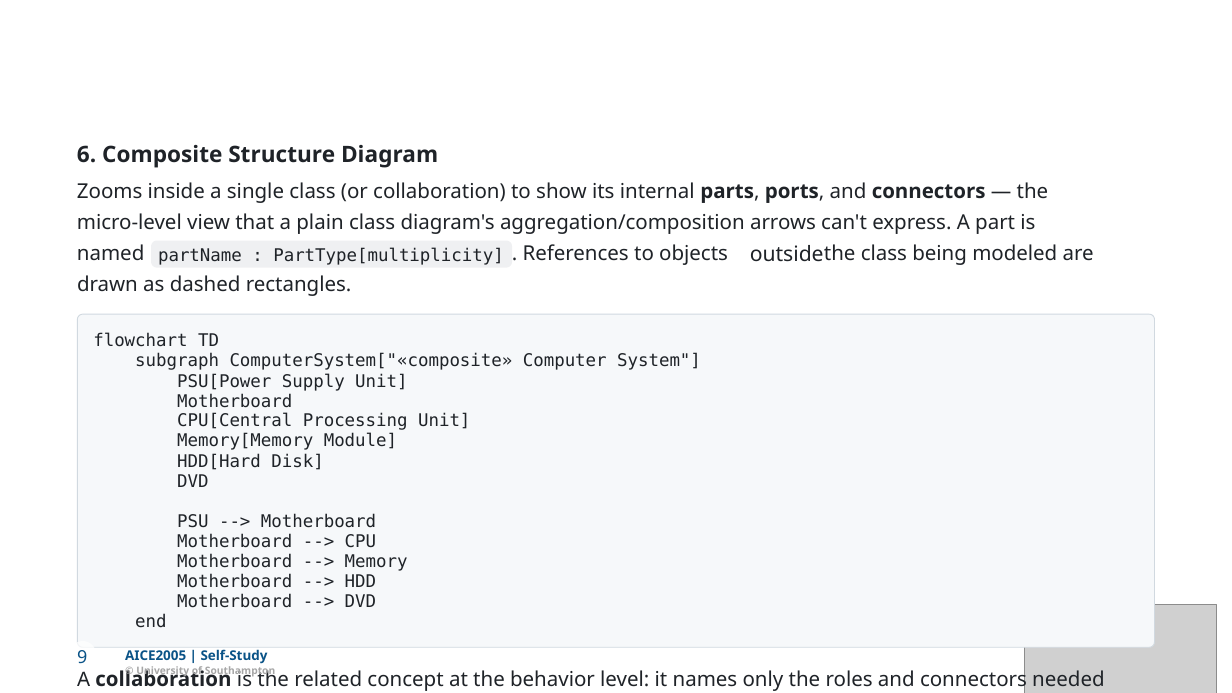
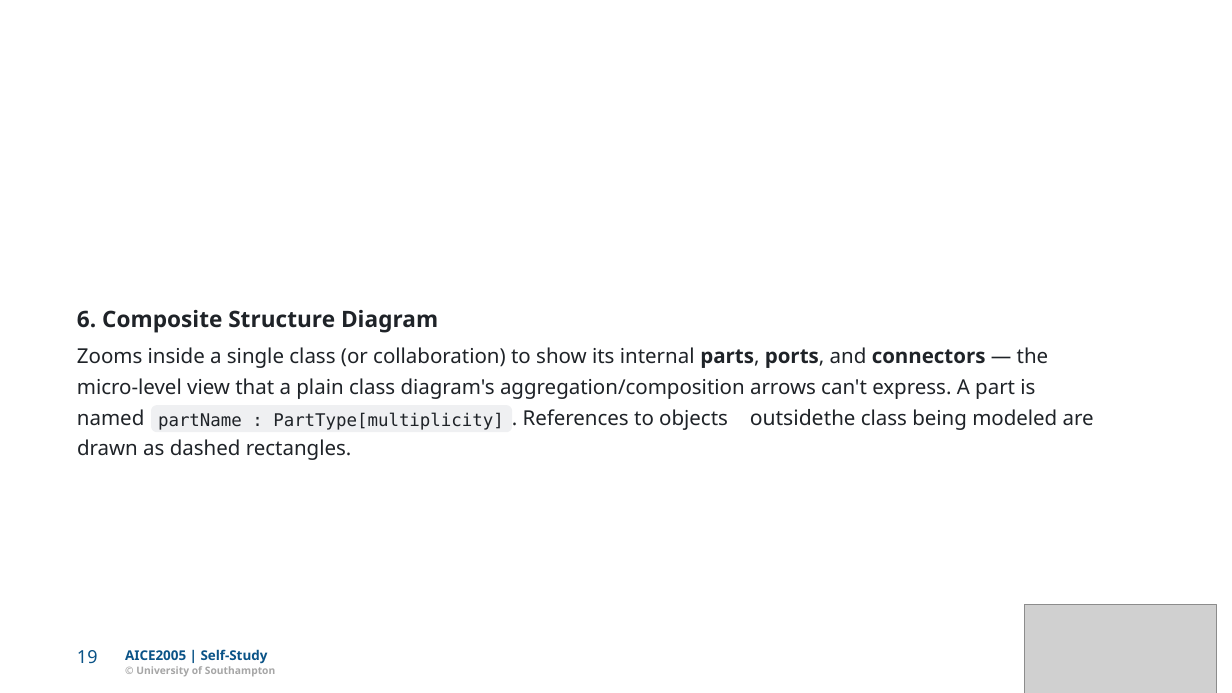
Before and after one commit to Dr-AlHashimy/Module_AICE2005_2627, a slide deck: slide 19 of html/COMP-_L7.1_lecture_self.pptx (slide 9 before the commit). Drawn at 1232x693 pixels with LibreOffice and Linux fonts; fonts in the diff are those of the drawing; grey boxes stand for pictures. Boxes give left, top, right and bottom in pixels: in the first picture for what was removed or moved away, otherwise in the second. Text is boxed around its words. In the diff, an @@ line names an element or a change of style, - is before the commit and + after.

```diff
--- a/html/COMP-_L7.1_lecture_self.pptx
+++ b/html/COMP-_L7.1_lecture_self.pptx
@@ freeform shape removed at <box>78,314,1155,647</box> @@
@@ freeform shape removed at <box>78,314,1155,647</box> @@
@@ text removed at <box>93,333,219,347</box> @@
-flowchart TD
@@ text removed at <box>135,353,701,370</box> @@
-subgraph ComputerSystem["«composite» Computer System"]
@@ text removed at <box>177,373,407,391</box> @@
-PSU[Power Supply Unit]
@@ 9 texts, 1 freeform shape: place and size @@
-9 texts, 1 freeform shape at <box>77,145,1094,296</box>
+9 texts, 1 freeform shape at <box>77,310,1094,460</box>
@@ text removed at <box>177,393,292,408</box> @@
-Motherboard
@@ text removed at <box>177,412,470,430</box> @@
-CPU[Central Processing Unit]
@@ text removed at <box>177,433,397,450</box> @@
-Memory[Memory Module]
@@ text removed at <box>177,453,323,470</box> @@
-HDD[Hard Disk]
@@ text removed at <box>177,474,208,487</box> @@
-DVD
@@ text removed at <box>177,514,376,528</box> @@
-PSU --> Motherboard
@@ text removed at <box>177,534,376,548</box> @@
-Motherboard --> CPU
@@ text removed at <box>177,553,408,571</box> @@
-Motherboard --> Memory
@@ text removed at <box>177,573,376,588</box> @@
-Motherboard --> HDD
@@ text removed at <box>177,593,376,608</box> @@
-Motherboard --> DVD
@@ text removed at <box>135,614,166,628</box> @@
-end
@@ freeform shape: place and size @@
-freeform shape at <box>69,641,96,672</box>
+freeform shape at <box>69,641,108,672</box>
@@ text removed at <box>77,650,87,664</box> @@
-9
@@ text added at <box>77,650,98,664</box>, 14 pt, text #0A5387 @@
+19
@@ text removed at <box>77,667,1104,693</box> @@
-A collaboration is the related concept at the behavior level: it names only the roles and connectors needed
```
Also in this commit, not shown: 14 other slides changed, 26 slides added, 17 other files.
